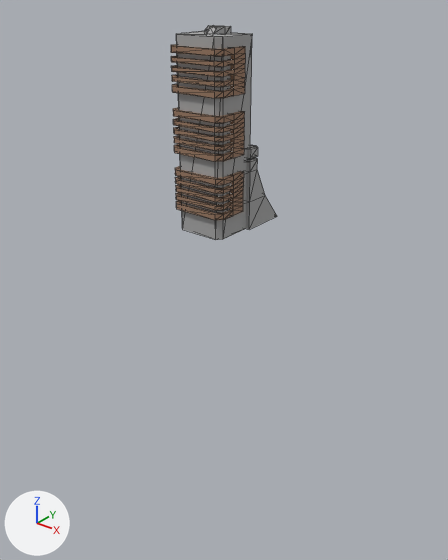
Before and after pictures for a commit that changed the FBX model PowerIsEverything/PowerIsEverythinng/Assets/Models/building03.FBX.
Both versions are drawn from a camera (50 mm lens) standing at (7.03, -8.74, 4.25) and looking at (-0.22, 0.32, -1.37). Every picture has the same lights, and +X, +Y and +Z are marked at lower left. Mesh edges are drawn as thin lines. Where no turn or scale is listed for an object, it has been applied to the vertices.
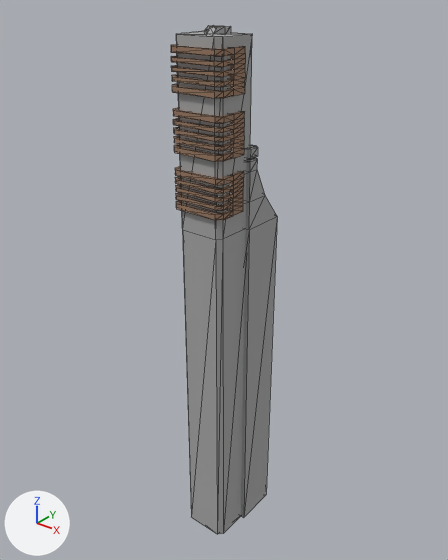
Commit message: Tweaked the building models

Edits to the scene script, one JSON object a line:
```json
{"block": "me_mesh", "where": "# used by ob_box003; location = (0.0, 0.0, 0.0)"}
{"op": "remove", "block": "me_mesh", "code": "me_mesh.from_pydata(...)  # 318 vertices, 608 faces; spans x -0.58..0.56, y -0.75..1.05, z 0.0..3.53"}
{"op": "add", "block": "me_mesh", "code": "me_mesh.from_pydata(...)  # 328 vertices, 628 faces; spans x -0.58..0.56, y -0.75..1.05, z -7.38..3.53"}
{"block": "me_mesh", "change": "me_mesh part 1"}
{"block": "me_mesh", "change": "6 faces are deleted"}
{"block": "me_mesh", "change": "10 new vertices lie (0.0, 0.0, -7.38) away from vertices in x -0.56..0.56, y -0.67..1.05, z 0.0"}
{"block": "me_mesh", "change": "26 new faces join them"}
```

What differs and where, as boxes (x1, y1, x2, y2) in the pictures (448 x 560 px):
```json
{"object": "Box003", "change": "reshaped", "before": [171, 25, 277, 240], "after": [171, 25, 277, 534], "on screen": "136% taller"}
{"part": 1, "of": "me_mesh", "change": "built on", "after": [182, 217, 277, 534]}
```
